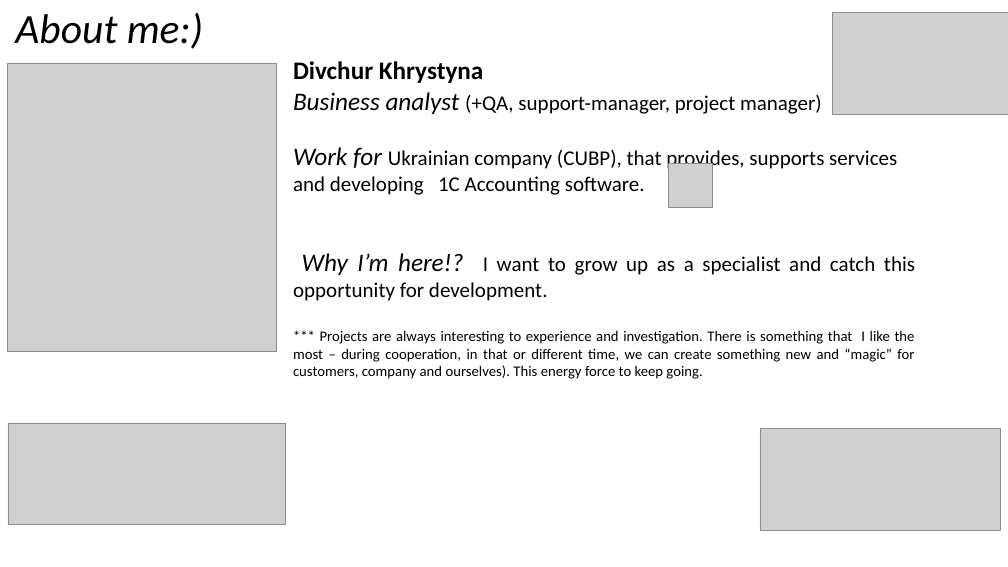
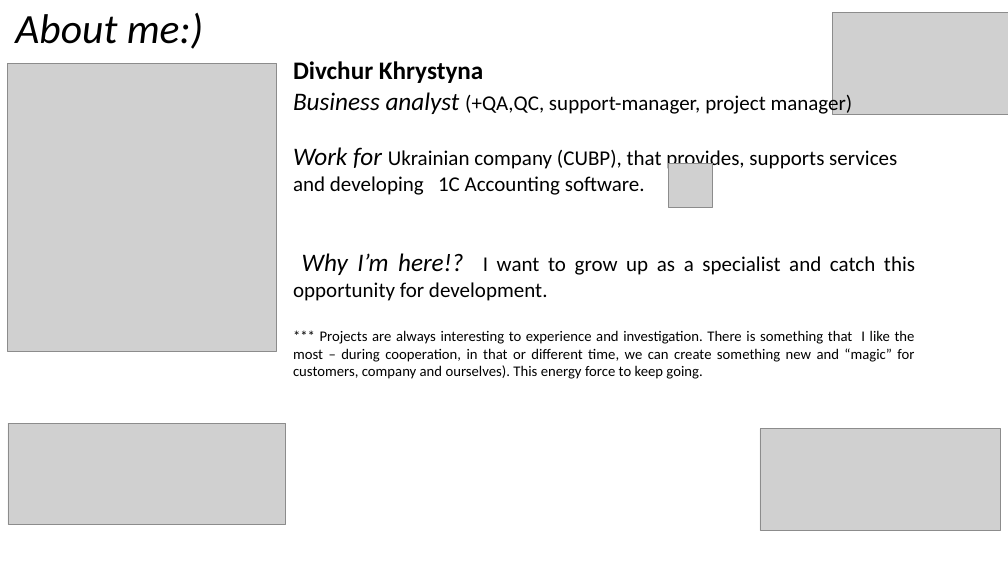
Before and after one commit to Khrystyna1983/DevOps_online_Lviv_2021Q2, a slide deck: slide 1 of FinalTask/Final_project_Divchur_Khrystyna.pptx. Drawn at 1008x567 pixels with LibreOffice and Linux fonts; fonts in the diff are those of the drawing; grey boxes stand for pictures. Boxes give left, top, right and bottom in pixels: in the first picture for what was removed or moved away, otherwise in the second. Text is boxed around its words. In the diff, an @@ line names an element or a change of style, - is before the commit and + after.

```diff
--- a/FinalTask/Final_project_Divchur_Khrystyna.pptx
+++ b/FinalTask/Final_project_Divchur_Khrystyna.pptx
@@ text at (293, 92, 853, 115): text changed @@
-Business analyst (+QA, support-manager, project manager)
+Business analyst (+QA,QC, support-manager, project manager)
```
Also in this commit, not shown: 4 other slides changed, 11 other files.
